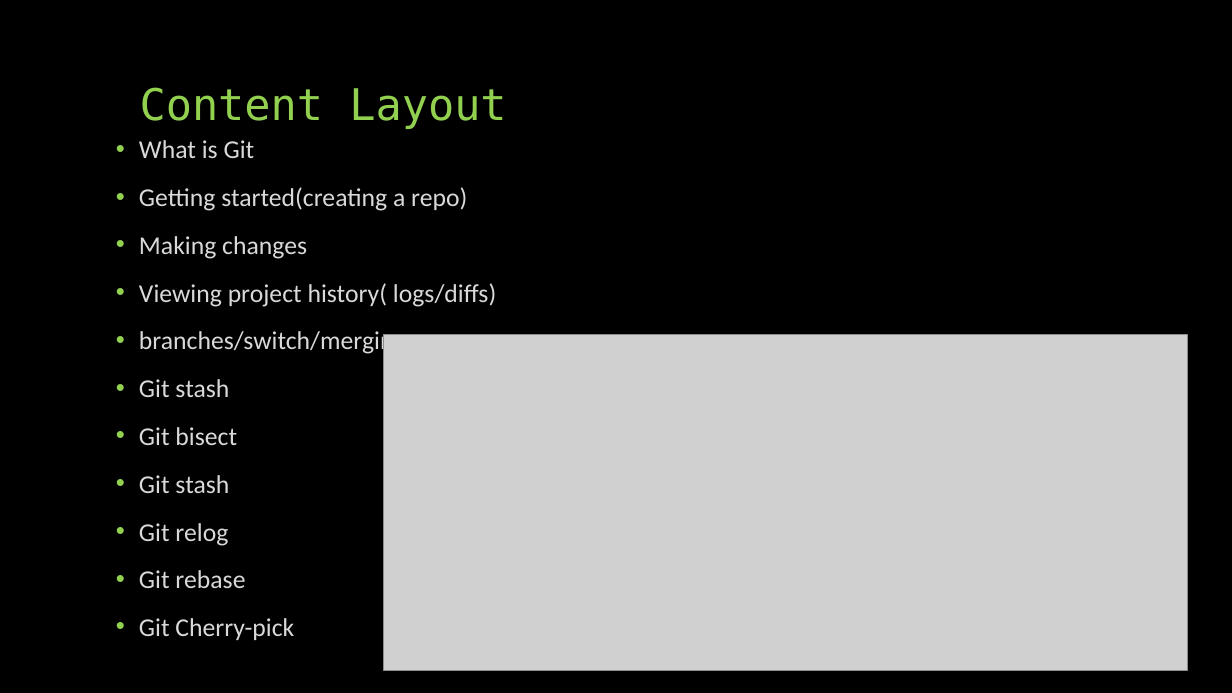
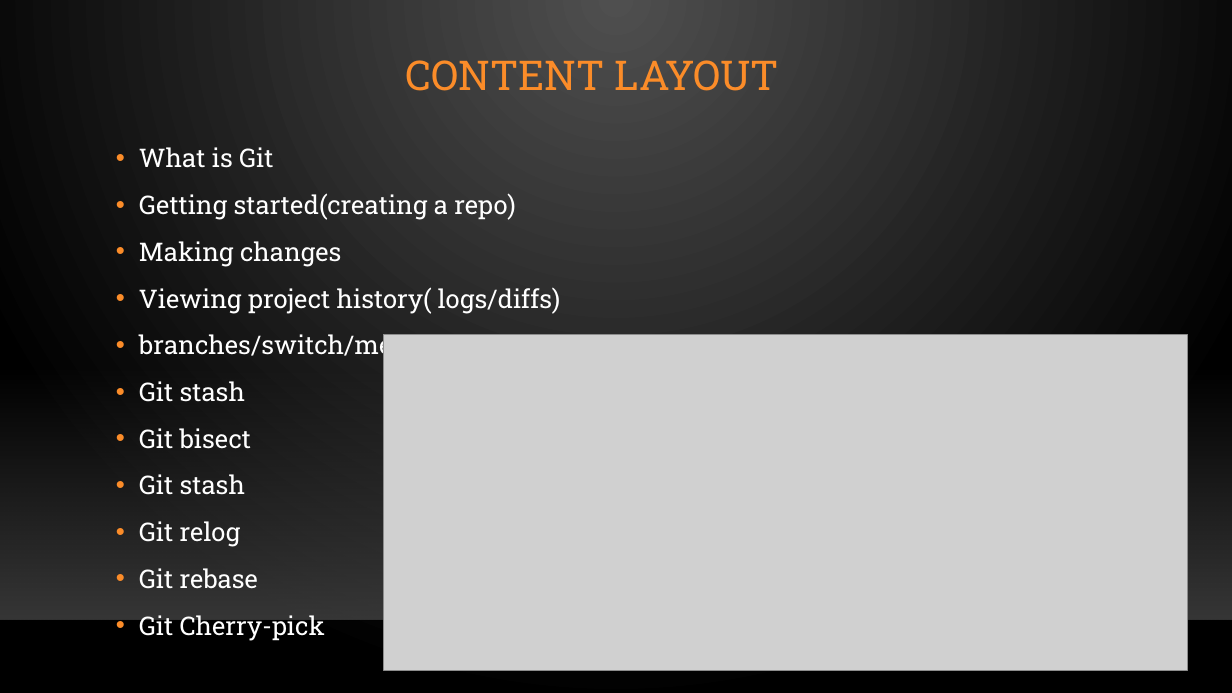
Before and after one commit to gwydion67/KOSS-presentation, a slide deck: slide 2 of New Git Concepts.pptx. Drawn at 1232x693 pixels with LibreOffice and Linux fonts; fonts in the diff are those of the drawing; grey boxes stand for pictures; background and template pictures are left out. Boxes give left, top, right and bottom in pixels: in the first picture for what was removed or moved away, otherwise in the second. Text is boxed around its words. In the diff, an @@ line names an element or a change of style, - is before the commit and + after.

```diff
--- a/New Git Concepts.pptx
+++ b/New Git Concepts.pptx
@@ background #000000 to gradient #505050 to #000000 @@
@@ title "CONTENT LAYOUT" at (405, 60, 779, 91): vertical alignment bottom to middle @@
@@ title at (405, 60, 779, 91): text changed; size 34 to 32 pt; font DejaVu Sans Mono to Roboto Slab; text colour #92D050 to #FB8C29 @@
-Content Layout
+CONTENT LAYOUT
@@ text "What is Git" at (139, 147, 561, 641): font Calibri to Roboto Slab, text colour #D9D9D9 to #FFFFFF; line spacing 0.8 to 1.1; less space between paragraphs; bullet colour #92D050 to #FB8C29 @@
@@ rectangle added at (0, 366, 1232, 619), fill gradient #454545 @@
@@ line added from (0, 620) to (1232, 620), #000001 1 pt @@
```
Also in this commit, not shown: 9 other slides changed, 6 slides added, 6 slides removed.
